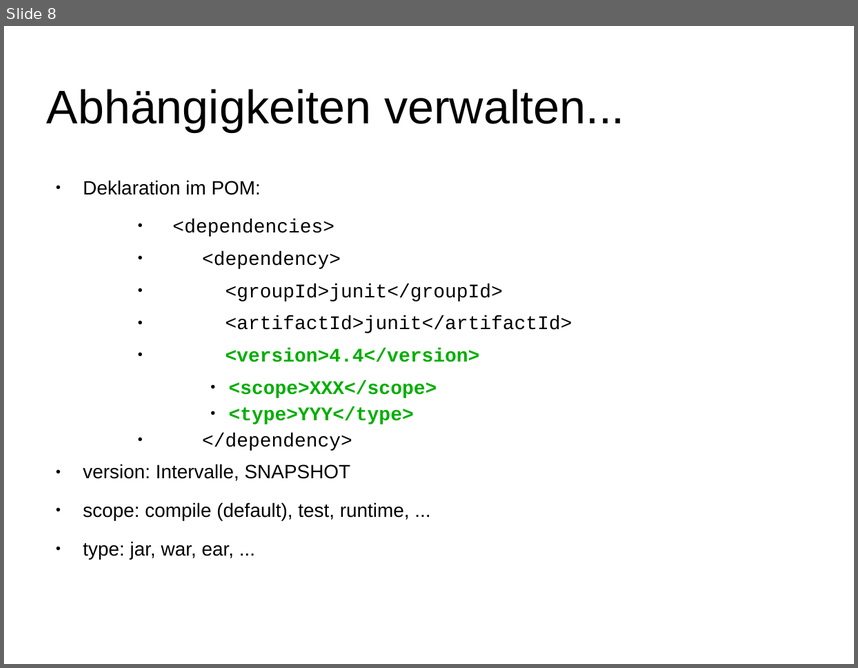
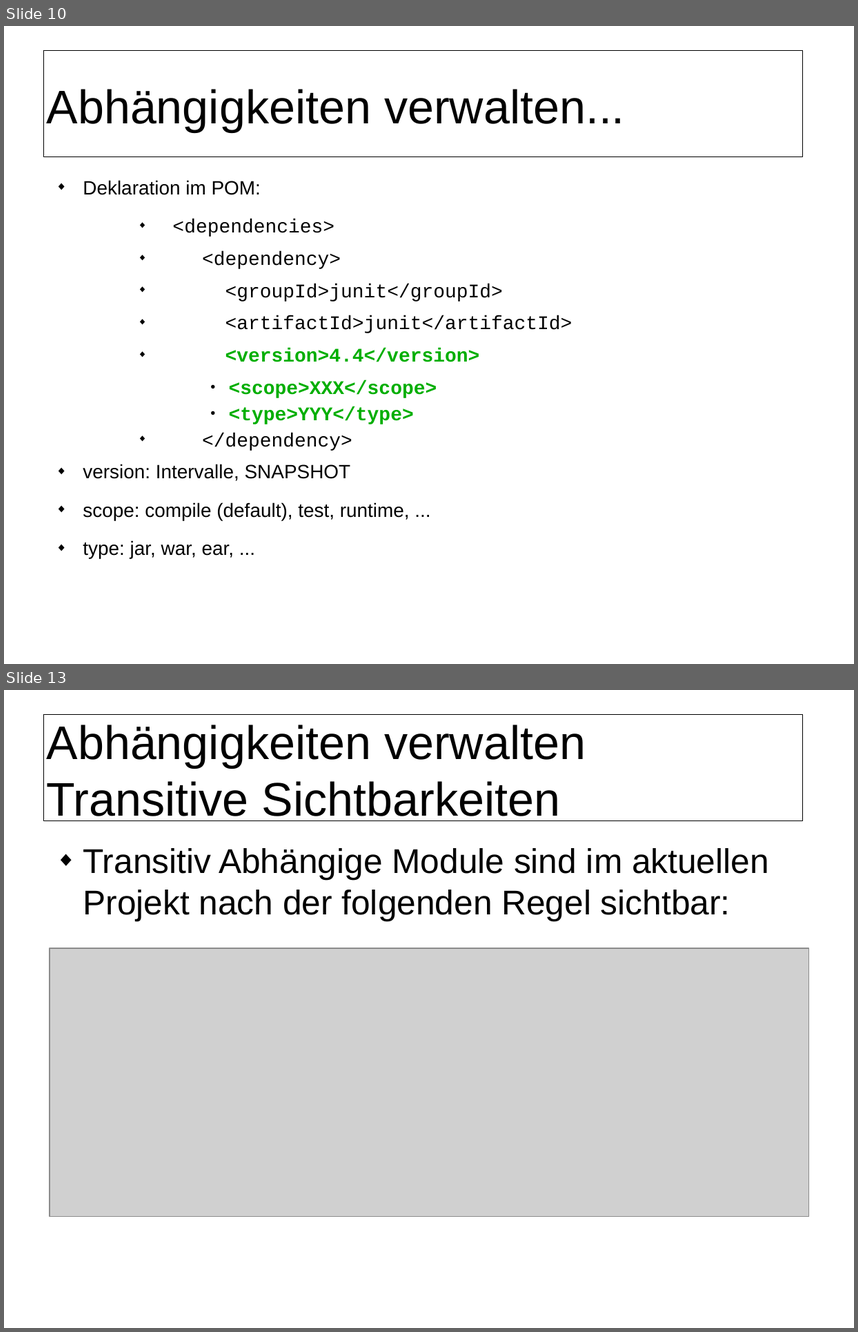
Before and after one commit to herrwieger/experttrainingbuildsystems, a slide deck: praesentationen/maven2.odp. Shown one above the other, each under a label of ours: slide 8 before the commit, slides 10 and 13 after it; the slides between them are not shown. The pictures are 858x668 and 858x1332 pixels, drawn with LibreOffice and Linux fonts; fonts in the diff are those of the drawing; grey boxes stand for pictures; background and template pictures are left out. Boxes give left, top, right and bottom in pixels: in the first picture for what was removed or moved away, otherwise in the second. Text is boxed around its words. In the diff, an @@ line names an element or a change of style, - is before the commit and + after.

```diff
--- a/praesentationen/maven2.odp
+++ b/praesentationen/maven2.odp
@@ slide 13 added at [4, 690, 854, 1328], background #FFFFFF; not listed: 1 template element that a slide beside it also shows @@
@@ title added at [47, 724, 586, 821], 44 pt, text #000000 @@
+Abhängigkeiten verwalten
+Transitive Sichtbarkeiten
@@ text added at [83, 848, 769, 921], 32 pt, text #000000 @@
+◆ Transitiv Abhängige Module sind im aktuellen Projekt nach der folgenden Regel sichtbar:
@@ picture added at [50, 949, 809, 1217] @@
@@ what was slide 8 is now slide 10 @@
@@ slide 10 changed as well @@
@@ rectangle added at [43, 50, 802, 156], outline #000000 0.57 pt @@
@@ text at [83, 180, 573, 558]: bullet ● to ◆ @@
```
Also in this commit, not shown: 12 other slides changed, 9 other slides added, 3 slides removed, 1 other file.
